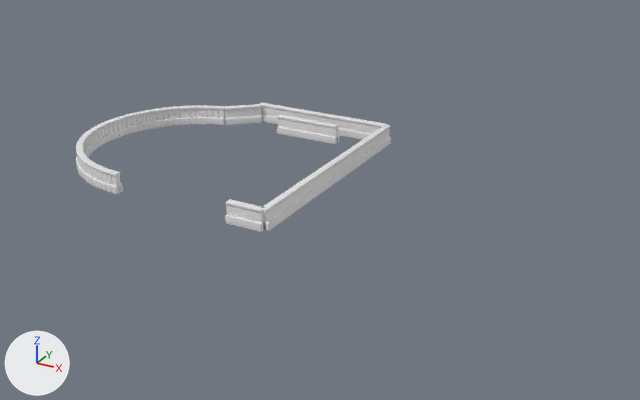
Two versions of the glTF model web/public/models/pinball/table_walls.glb, one commit apart.
Camera for both pictures: a 50 mm lens placed at (0.846, -1.52, 0.712), pointed at (0.019, -0.018, -0.039). Arrows for +X, +Y and +Z are at lower left; the lights stay in place. The older version comes first. Vertices at exactly the same position are counted once.

Objects in the first picture: 'DividerBody', 'DividerCap', 'DividerPlinth', 'HeadBody', 'HeadCap', 'HeadPlinth', 'OuterLaneBody', 'OuterLaneCap', 'OuterLanePlinth', 'OuterLeftBody', 'OuterLeftCap', 'OuterLeftPlinth', 'OuterNearBody', 'OuterNearCap', 'OuterNearPlinth' and 3 more.
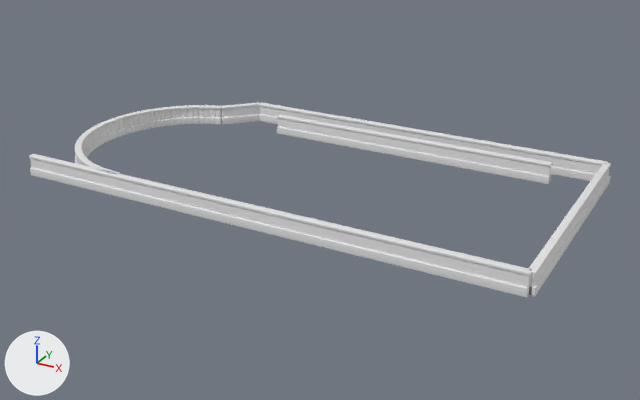
Commit message: Fuse the lane exit to the corridor rail through one named joint point

Not visible in the pictures: part 7 of me_cube_002.

Changed parts and their boxes (x1, y1, x2, y2) in the pictures (640 x 400 px; the box of a moved part takes in the faces that stretch with it):
'OuterLeftBody', reshaped
    before: (226, 205, 264, 230)
    after: (30, 158, 531, 295)
'OuterLeftPlinth', reshaped (1152% wider, 595% taller)
    before: (225, 214, 264, 232)
    after: (30, 167, 530, 298)
'OuterLeftCap', reshaped
    before: (225, 199, 264, 213)
    after: (29, 154, 532, 276)
'DividerBody', reshaped (351% wider, 138% taller)
    before: (278, 118, 338, 143)
    after: (278, 118, 552, 179)
'DividerPlinth', reshaped (337% wider, 211% taller)
    before: (277, 126, 339, 144)
    after: (277, 126, 551, 184)
'OuterNearCap', moved
    before: (262, 125, 390, 212)
    after: (528, 162, 611, 275)
'OuterLaneBody', reshaped
    before: (261, 106, 381, 134)
    after: (260, 106, 602, 174)
'OuterNearPlinth', moved
    before: (264, 136, 391, 231)
    after: (530, 175, 610, 297)
'OuterNearBody', moved
    before: (264, 128, 390, 230)
    after: (529, 167, 610, 295)
'OuterLaneCap', reshaped (167% wider, 146% taller)
    before: (259, 102, 389, 127)
    after: (259, 102, 608, 165)
'DividerCap', reshaped
    before: (277, 114, 339, 129)
    after: (277, 114, 552, 167)
'OuterLanePlinth', reshaped
    before: (261, 114, 370, 140)
    after: (259, 114, 595, 181)
part 5 of me_cube_006, moved or reshaped
    before: (260, 103, 389, 127)
    after: (259, 103, 608, 165)
part 8 of me_cube_002, moved or reshaped
    before: (227, 205, 264, 230)
    after: (30, 158, 531, 295)
part 9 of me_cube_003, moved or reshaped
    before: (226, 199, 264, 213)
    after: (29, 154, 532, 276)
part 10 of me_cube_001, moved or reshaped
    before: (226, 215, 264, 232)
    after: (30, 167, 530, 298)

Patch to the scene script:
```diff
--- a/web/public/models/pinball/table_walls.glb.py
+++ b/web/public/models/pinball/table_walls.glb.py
@@ me_cube_011 @@
-me_cube_011.from_pydata(...)  # 152 vertices, 300 faces; spans x -0.22..-0.06, y 0.205..0.217, z 0.0..0.042
+me_cube_011.from_pydata(...)  # 152 vertices, 300 faces; spans x -0.22..0.44, y 0.205..0.217, z 0.0..0.042
+# me_cube_011 part 1: all 76 vertices in x -0.062..-0.06, y 0.205..0.217, z 0.0..0.042 are moved by (0.5, 0.0, 0.0)
@@ me_cube_012 @@
-me_cube_012.from_pydata(...)  # 152 vertices, 300 faces; spans x -0.22..-0.06, y 0.203..0.219, z 0.038..0.044
+me_cube_012.from_pydata(...)  # 152 vertices, 300 faces; spans x -0.22..0.44, y 0.203..0.219, z 0.038..0.044
+# me_cube_012 part 2: all 76 vertices in x -0.062..-0.06, y 0.204..0.219, z 0.038..0.044 are moved by (0.5, 0.0, 0.0)
@@ me_cube_010 @@
-me_cube_010.from_pydata(...)  # 152 vertices, 300 faces; spans x -0.22..-0.06, y 0.201..0.221, z 0.0..0.018
+me_cube_010.from_pydata(...)  # 152 vertices, 300 faces; spans x -0.22..0.44, y 0.201..0.221, z 0.0..0.018
+# me_cube_010 part 3: all 76 vertices in x -0.062..-0.06, y 0.201..0.221, z 0.0..0.018 are moved by (0.5, 0.0, 0.0)
@@ me_cube_005 @@
-me_cube_005.from_pydata(...)  # 152 vertices, 300 faces; spans x -0.31..0.04, y 0.264..0.276, z 0.0..0.042
+me_cube_005.from_pydata(...)  # 152 vertices, 300 faces; spans x -0.31..0.54, y 0.264..0.276, z 0.0..0.042
+# me_cube_005 part 4: all 76 vertices in x 0.038..0.04, y 0.264..0.276, z 0.0..0.042 are moved by (0.5, 0.0, 0.0)
@@ me_cube_006 @@
-me_cube_006.from_pydata(...)  # 152 vertices, 300 faces; spans x -0.31..0.04, y 0.262..0.278, z 0.038..0.044
+me_cube_006.from_pydata(...)  # 152 vertices, 300 faces; spans x -0.31..0.54, y 0.262..0.278, z 0.038..0.044
+# me_cube_006 part 5: the whole mesh is multiplied about its middle by the matrix ((2.435, 0.0, 0.0), (0.0, 1.0, 0.0), (0.0, 0.0, 1.0)), then moved by (0.25, 0.0, 0.0)
@@ me_cube_004 @@
-me_cube_004.from_pydata(...)  # 152 vertices, 300 faces; spans x -0.31..0.04, y 0.26..0.28, z 0.0..0.018
+me_cube_004.from_pydata(...)  # 152 vertices, 300 faces; spans x -0.31..0.54, y 0.26..0.28, z 0.0..0.018
+# me_cube_004 part 6: all 76 vertices in x 0.038..0.04, y 0.26..0.28, z 0.0..0.018 are moved by (0.5, 0.0, 0.0)
@@ me_cube_002 @@
-me_cube_002.from_pydata(...)  # 152 vertices, 300 faces; spans x -0.04..0.04, y -0.276..-0.264, z 0.0..0.042
+me_cube_002.from_pydata(...)  # 152 vertices, 300 faces; spans x -0.54..0.54, y -0.276..-0.264, z 0.0..0.042
+# me_cube_002 part 7: all 76 vertices in x -0.04..-0.0378, y -0.276..-0.264, z 0.0..0.042 are moved by (-0.5, 0.0, 0.0)
+# me_cube_002 part 8: all 76 vertices in x 0.0378..0.04, y -0.276..-0.264, z 0.0..0.042 are moved by (0.5, 0.0, 0.0)
@@ me_cube_003 @@
-me_cube_003.from_pydata(...)  # 152 vertices, 300 faces; spans x -0.04..0.04, y -0.2775..-0.2625, z 0.0384..0.0444
+me_cube_003.from_pydata(...)  # 152 vertices, 300 faces; spans x -0.54..0.54, y -0.2775..-0.2625, z 0.0384..0.0444
+# me_cube_003 part 9: all 76 vertices in x 0.0385..0.04, y -0.2775..-0.2625, z 0.0384..0.0444 are moved by (0.5, 0.0, 0.0)
+# other edits to the shape of me_cube_003 do not show in these pictures
@@ me_cube_001 @@
-me_cube_001.from_pydata(...)  # 152 vertices, 300 faces; spans x -0.04..0.04, y -0.28..-0.26, z 0.0..0.018
+me_cube_001.from_pydata(...)  # 152 vertices, 300 faces; spans x -0.54..0.54, y -0.28..-0.26, z 0.0..0.018
+# me_cube_001 part 10: all 76 vertices in x 0.0382..0.04, y -0.28..-0.26, z 0.0..0.018 are moved by (0.5, 0.0, 0.0)
+# other edits to the shape of me_cube_001 do not show in these pictures
@@ me_cube_008 @@
-me_cube_008.from_pydata(...)  # 152 vertices, 300 faces; spans x 0.034..0.046, y -0.27..0.27, z 0.0..0.042
+me_cube_008.from_pydata(...)  # 152 vertices, 300 faces; spans x 0.534..0.546, y -0.27..0.27, z 0.0..0.042
+# me_cube_008 part 11: the whole mesh is moved by (0.5, 0.0, 0.0)
@@ me_cube_009 @@
-me_cube_009.from_pydata(...)  # 152 vertices, 300 faces; spans x 0.032..0.048, y -0.27..0.27, z 0.038..0.044
+me_cube_009.from_pydata(...)  # 152 vertices, 300 faces; spans x 0.533..0.548, y -0.27..0.27, z 0.038..0.044
+# me_cube_009 part 12: the whole mesh is moved by (0.5, 0.0, 0.0)
@@ me_cube_007 @@
-me_cube_007.from_pydata(...)  # 152 vertices, 300 faces; spans x 0.03..0.05, y -0.27..0.27, z 0.0..0.018
+me_cube_007.from_pydata(...)  # 152 vertices, 300 faces; spans x 0.53..0.55, y -0.27..0.27, z 0.0..0.018
+# me_cube_007 part 13: the whole mesh is moved by (0.5, 0.0, 0.0)
```
